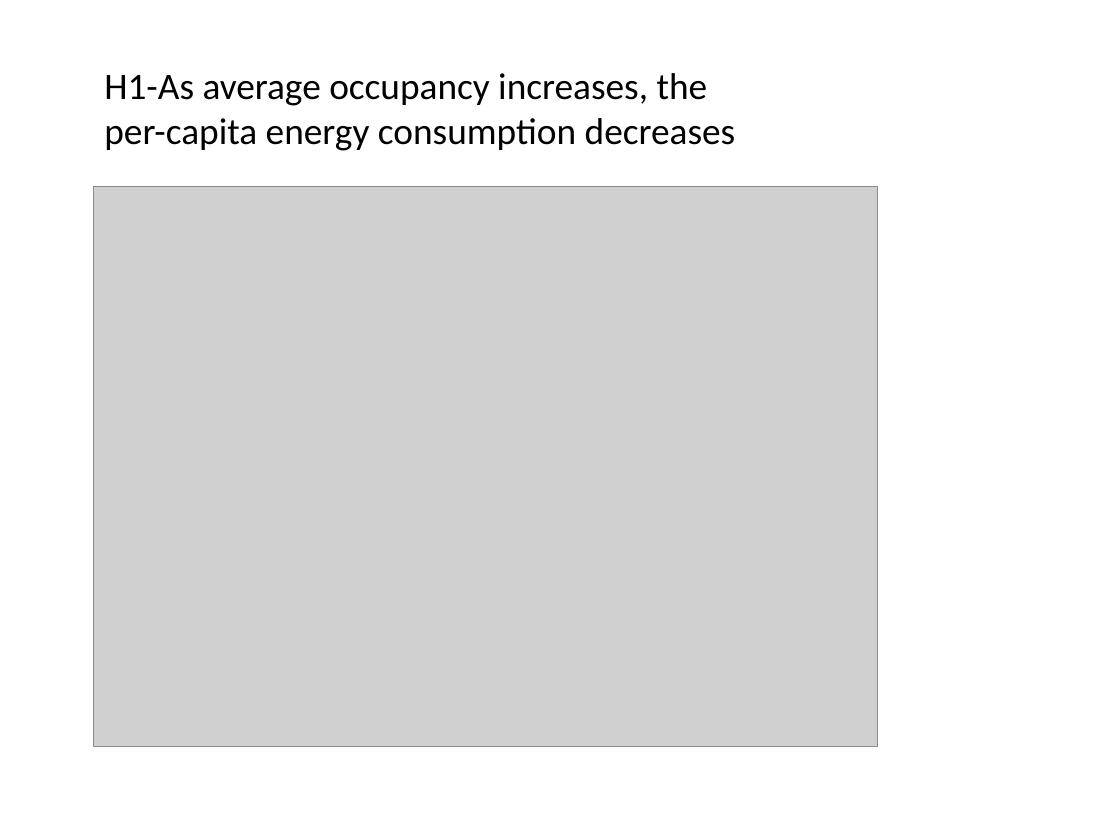
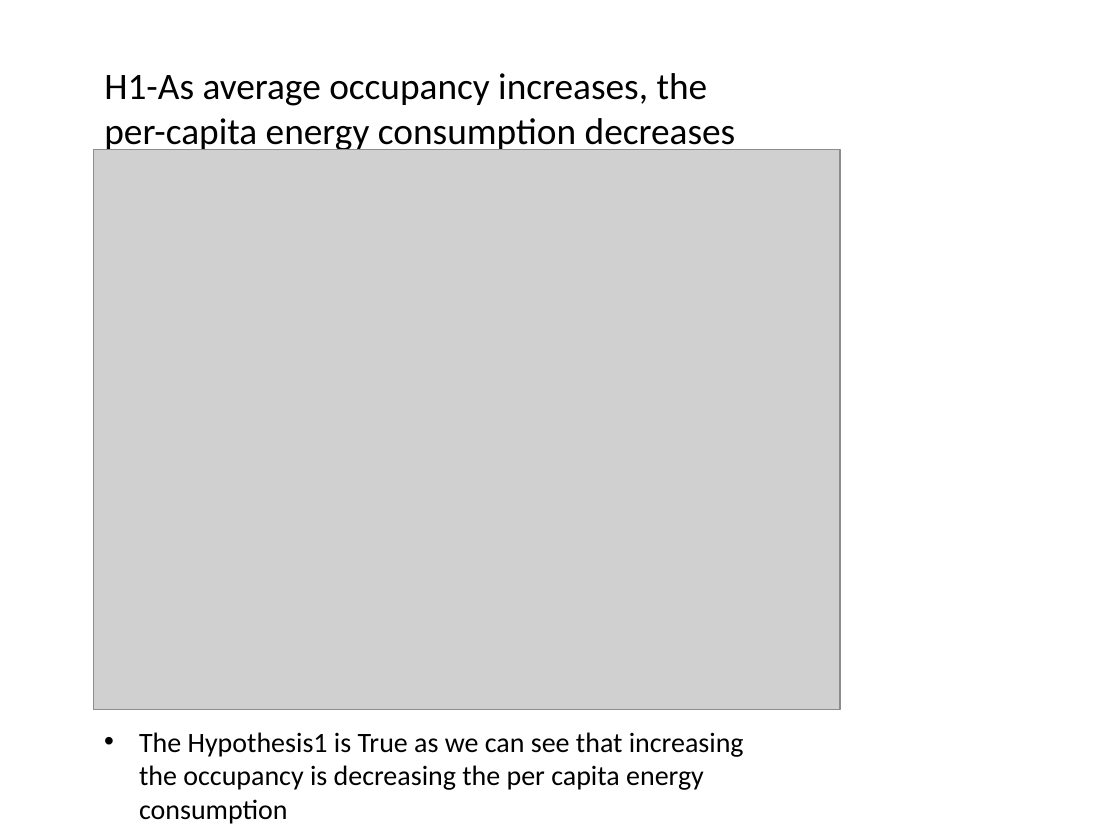
Before and after one commit to ChowdhuryAliImam/2025Fall_projects, a slide deck: slide 15 of Imam_presentation.pptx. Drawn at 1120x840 pixels with LibreOffice and Linux fonts; fonts in the diff are those of the drawing; grey boxes stand for pictures. Boxes give left, top, right and bottom in pixels: in the first picture for what was removed or moved away, otherwise in the second. Text is boxed around its words. In the diff, an @@ line names an element or a change of style, - is before the commit and + after.

```diff
--- a/Imam_presentation.pptx
+++ b/Imam_presentation.pptx
@@ picture: place and size @@
-picture at bbox=[93, 187, 877, 747]
+picture at bbox=[93, 149, 840, 709]
@@ text added at bbox=[139, 732, 744, 790], 18 pt, text #000000 @@
+• The Hypothesis1 is True as we can see that increasing the occupancy is decreasing the per capita energy consumption
```
Also in this commit, not shown: 5 other slides changed, 1 slide added, 1 slide removed.
